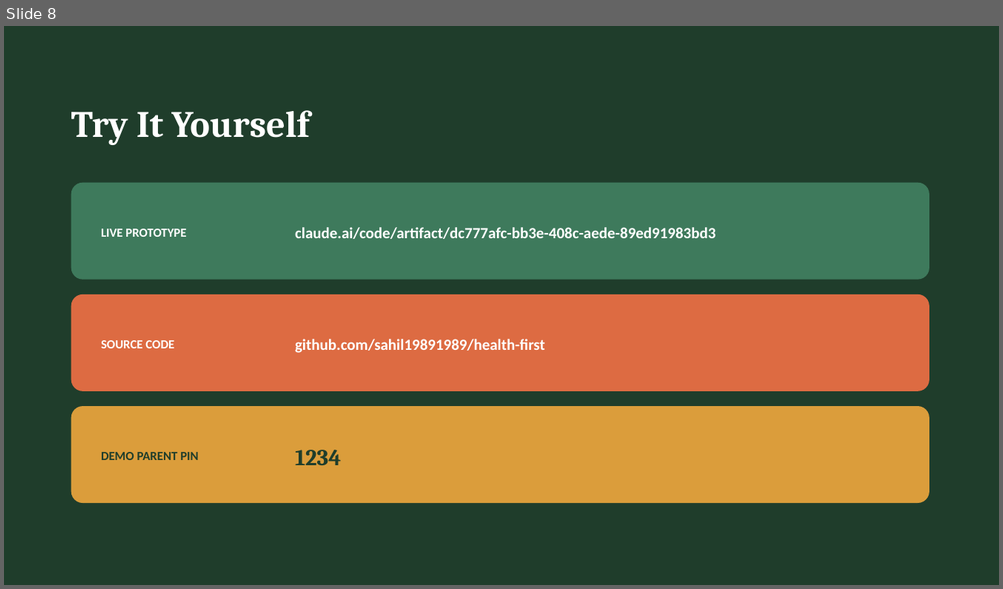
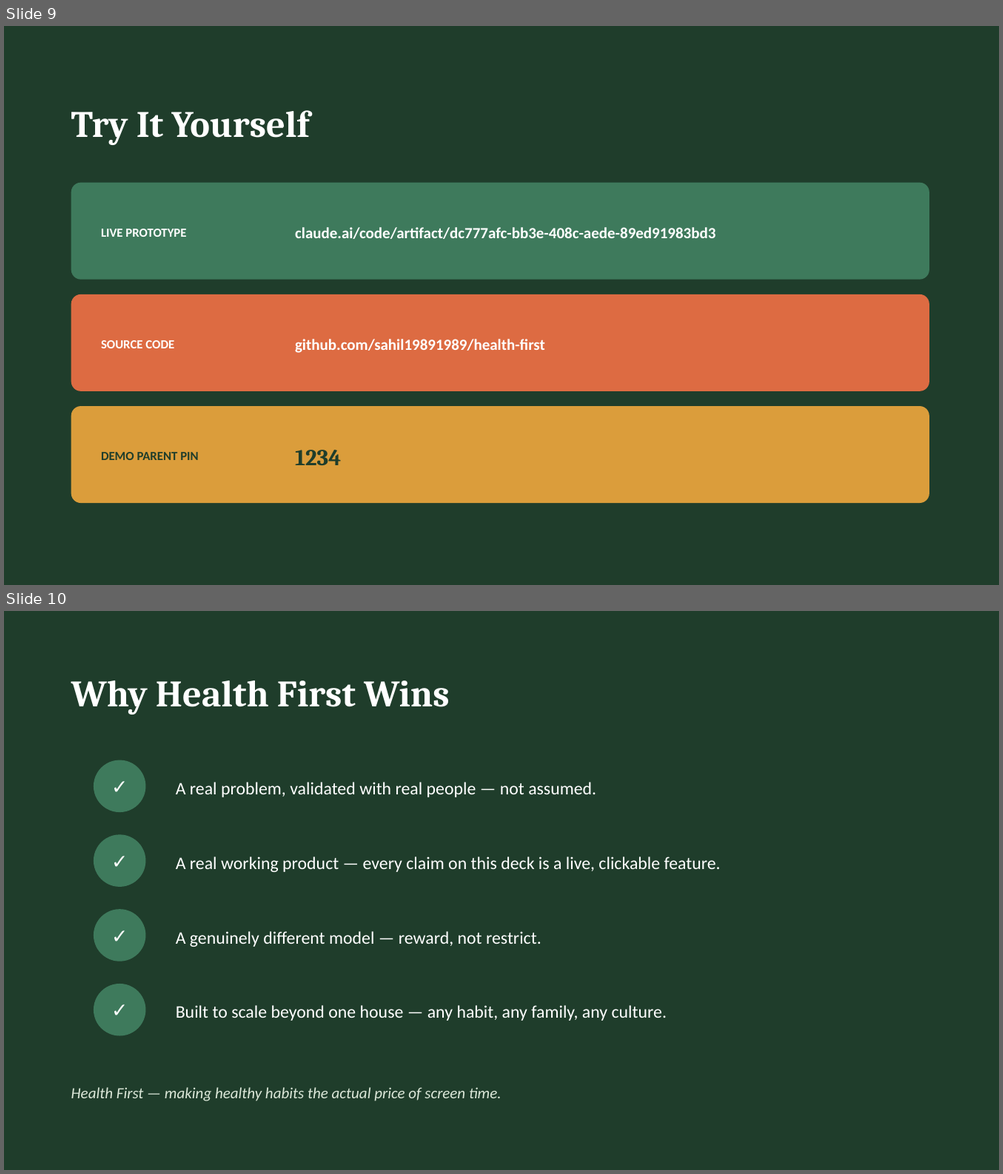
Before and after one commit to sahil19891989/health-first, a slide deck: Health_First_Week6_Pitch.pptx. Shown one above the other, each under a label of ours: slide 8 before the commit, slides 9 and 10 after it. The pictures are 1003x589 and 1003x1174 pixels, drawn with LibreOffice and Linux fonts; fonts in the diff are those of the drawing. Boxes give left, top, right and bottom in pixels: in the first picture for what was removed or moved away, otherwise in the second. Text is boxed around its words. In the diff, an @@ line names an element or a change of style, - is before the commit and + after.

Commit message:
Rebuild Week 6 pitch deck: sharper universal problem hook, differentiator slide, proof-it's-real slide, and dedicated wider-impact slide

```diff
--- a/Health_First_Week6_Pitch.pptx
+++ b/Health_First_Week6_Pitch.pptx
@@ slide 10 added at (4,611,999,1170), background #1F3D2B @@
@@ text added at (71,681,449,715), 36 pt, text #FFFFFF, bold @@
+Why Health First Wins
@@ ellipse added at (94,760,146,812), fill #3E7A5C, 19 pt, text #FFFFFF @@
+✓
@@ text added at (176,782,596,797), 17 pt, text #FFFFFF @@
+A real problem, validated with real people — not assumed.
@@ ellipse added at (94,834,146,887), fill #3E7A5C, 19 pt, text #FFFFFF @@
+✓
@@ text added at (176,857,720,872), 17 pt, text #FFFFFF @@
+A real working product — every claim on this deck is a live, clickable feature.
@@ ellipse added at (94,909,146,962), fill #3E7A5C, 19 pt, text #FFFFFF @@
+✓
@@ text added at (176,931,541,947), 17 pt, text #FFFFFF @@
+A genuinely different model — reward, not restrict.
@@ ellipse added at (94,984,146,1037), fill #3E7A5C, 19 pt, text #FFFFFF @@
+✓
@@ text added at (176,1005,666,1021), 17 pt, text #FFFFFF @@
+Built to scale beyond one house — any habit, any family, any culture.
@@ text added at (71,1088,501,1102), 15 pt, text #DCE8D9, italic @@
+Health First — making healthy habits the actual price of screen time.
@@ what was slide 8 is now slide 9 @@
```
Also in this commit, not shown: 2 other slides changed, 6 other slides added, 6 slides removed, 1 other file.
